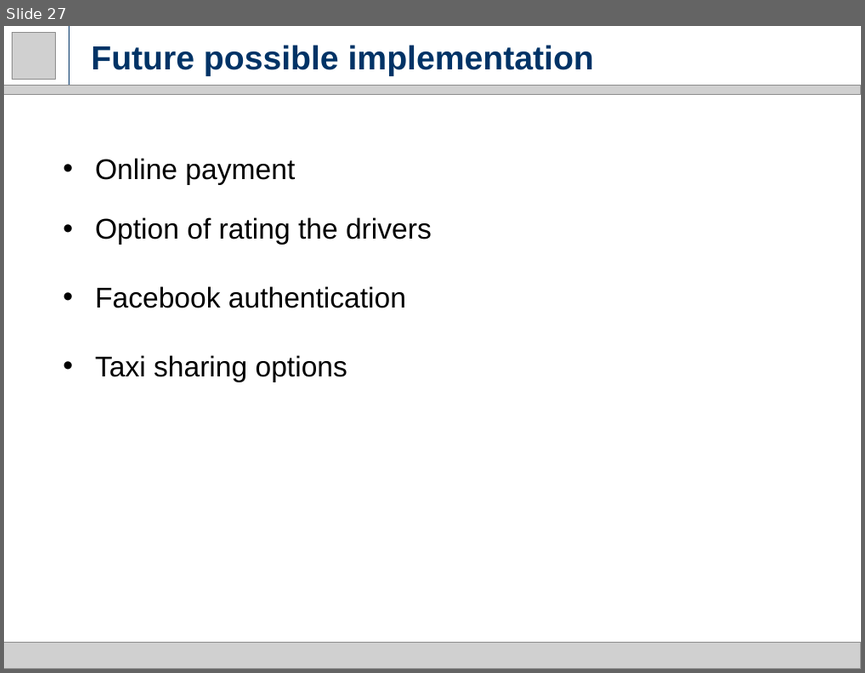
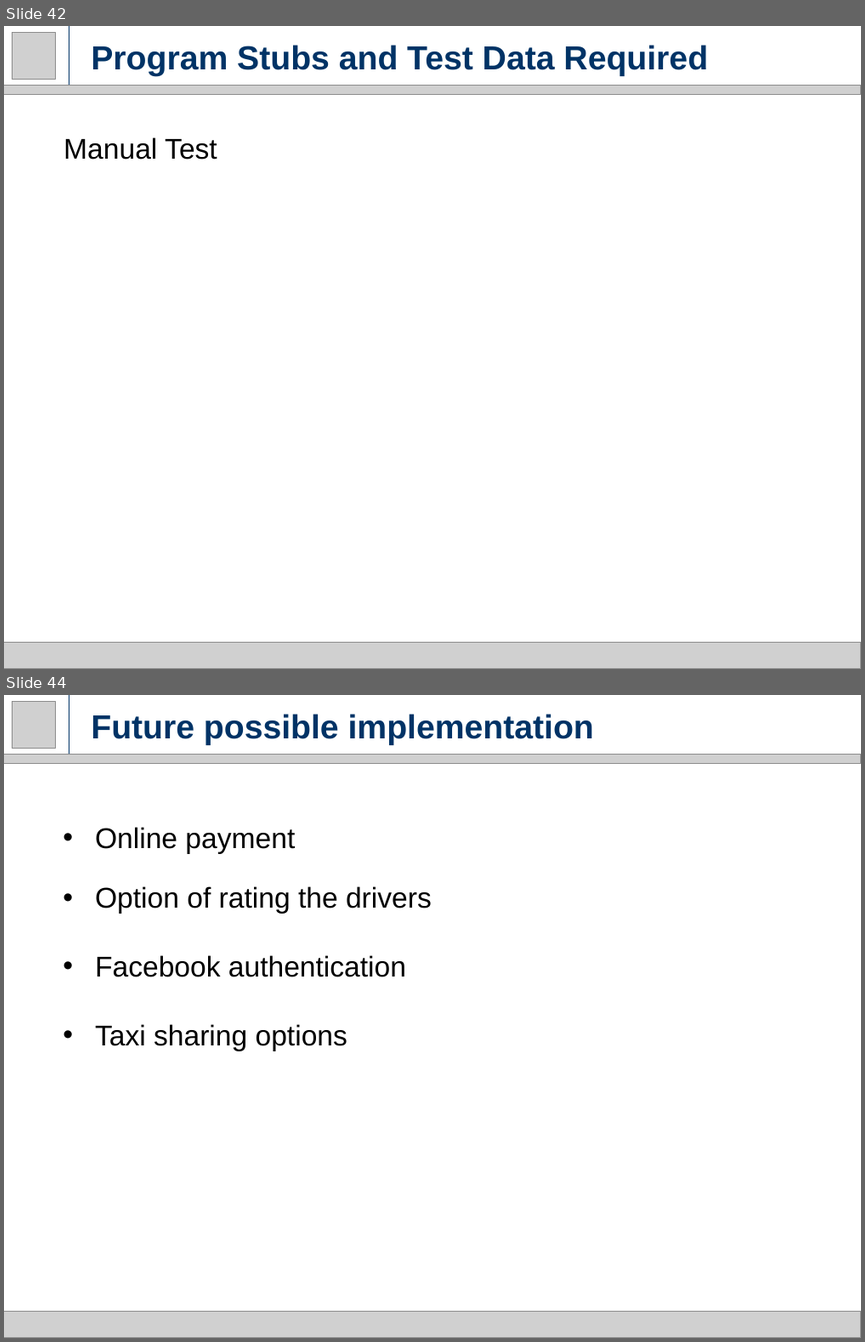
Before and after one commit to milica13629/SW2015, a slide deck: Presentations/Final Presentation.pptx. Shown one above the other, each under a label of ours: slide 27 before the commit, slides 42 and 44 after it; the slides between them are not shown. The pictures are 865x673 and 865x1342 pixels, drawn with LibreOffice and Linux fonts; fonts in the diff are those of the drawing; grey boxes stand for pictures. Boxes give left, top, right and bottom in pixels: in the first picture for what was removed or moved away, otherwise in the second. Text is boxed around its words. In the diff, an @@ line names an element or a change of style, - is before the commit and + after.

```diff
--- a/Presentations/Final Presentation.pptx
+++ b/Presentations/Final Presentation.pptx
@@ slide 42 added at (4, 26, 861, 669), background #FFFFFF @@
@@ picture added at (12, 32, 55, 79) @@
@@ line added from (69, 86) to (69, 26), #003366 0.75 pt @@
@@ title added at (91, 45, 708, 76), 28 pt, text #003366, bold @@
+Program Stubs and Test Data Required
@@ picture added at (4, 86, 861, 95) @@
@@ text added at (64, 137, 217, 159), 24 pt, text #000000 @@
+Manual Test
@@ picture added at (4, 642, 861, 669) @@
@@ what was slide 27 is now slide 44 @@
```
Also in this commit, not shown: 4 slides changed, 16 other slides added.
